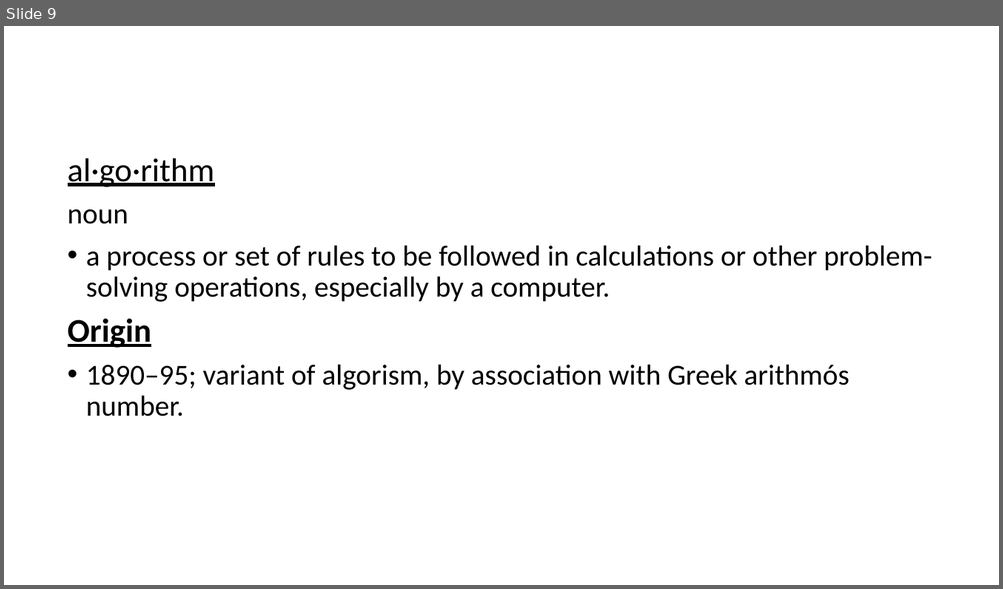
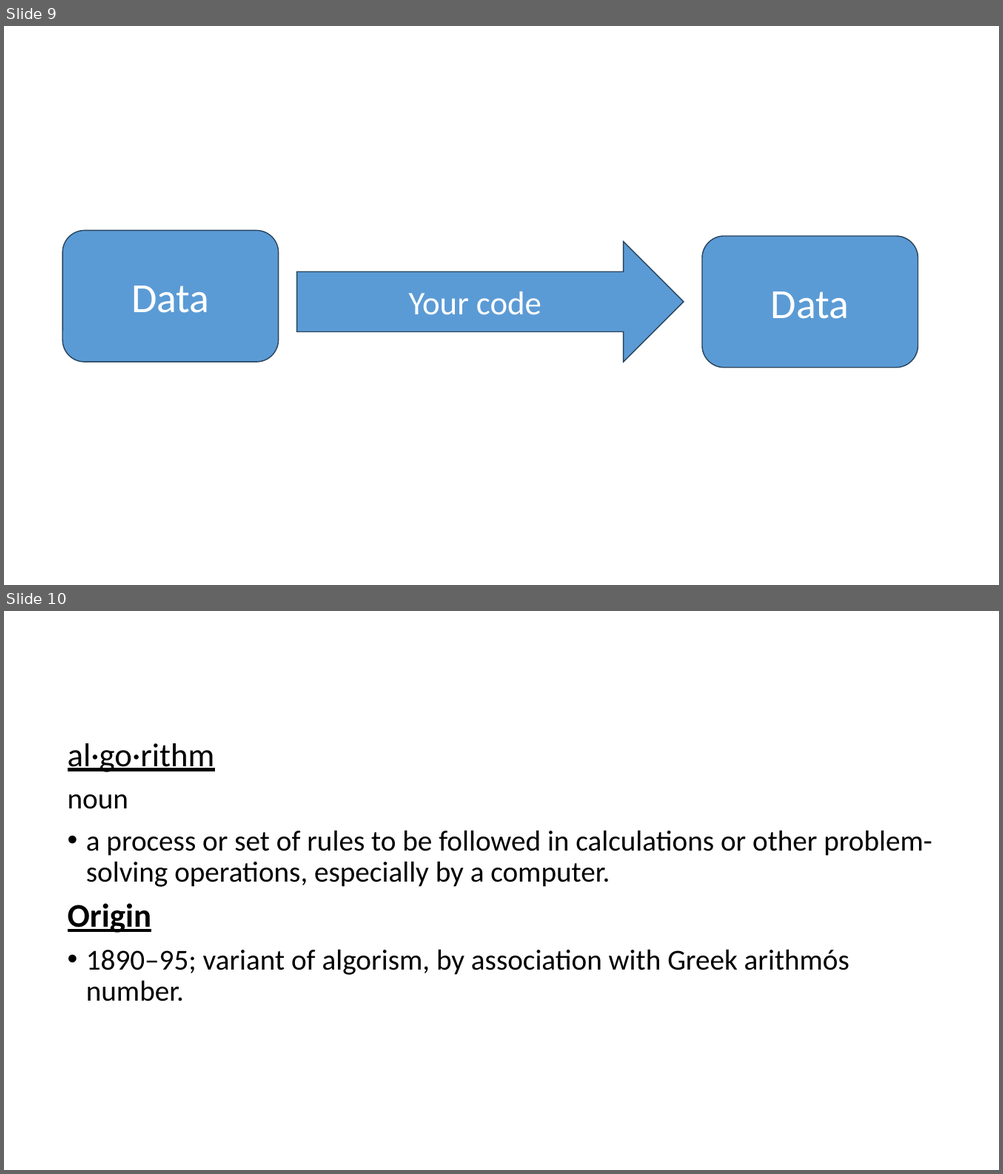
Before and after one commit to FeeneyCodes/INFO3135Fall2025, a slide deck: Week 1 (Sept. 8)/{1} INFO 3135 Week 1 Intro.pptx. Shown one above the other, each under a label of ours: slide 9 before the commit, slides 9 and 10 after it. The pictures are 1003x589 and 1003x1174 pixels, drawn with LibreOffice and Linux fonts; fonts in the diff are those of the drawing; background and template pictures are left out. Boxes give left, top, right and bottom in pixels: in the first picture for what was removed or moved away, otherwise in the second. Text is boxed around its words. In the diff, an @@ line names an element or a change of style, - is before the commit and + after.

```diff
--- a/Week 1 (Sept. 8)/{1} INFO 3135 Week 1 Intro.pptx
+++ b/Week 1 (Sept. 8)/{1} INFO 3135 Week 1 Intro.pptx
@@ slide 9 added at [4,26,999,585], background picture (left out) @@
@@ rounded rectangle added at [62,230,278,362], fill #5B9BD5, outline #28445D 1 pt, 40 pt, text #FFFFFF @@
+Data
@@ right arrow added at [296,241,683,362], fill #5B9BD5, outline #28445D 1 pt, 32 pt, text #FFFFFF @@
+Your code
@@ rounded rectangle added at [703,236,918,368], fill #5B9BD5, outline #28445D 1 pt, 40 pt, text #FFFFFF @@
+Data
@@ what was slide 9 is now slide 10 @@
```
Also in this commit, not shown: 2 slides changed, 1 other slide added.
